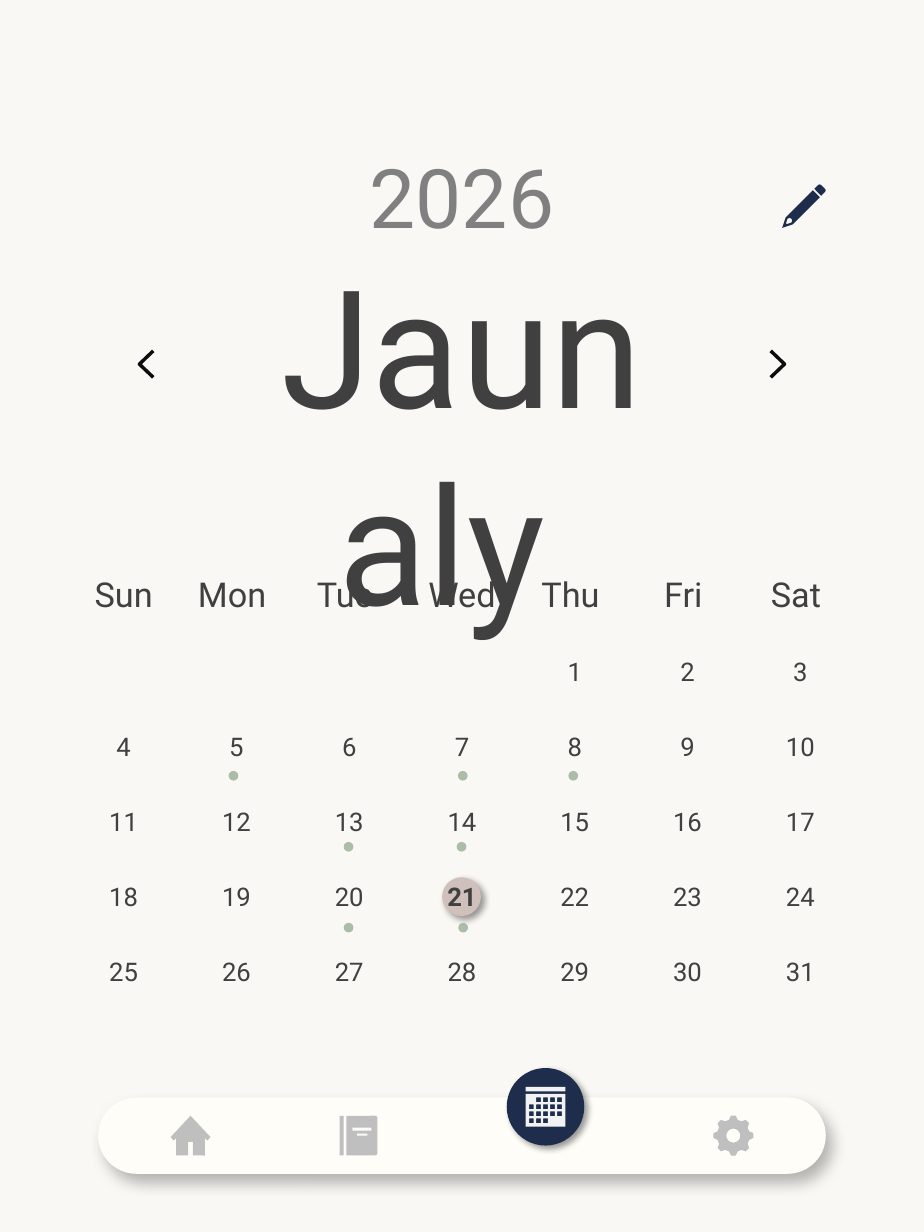
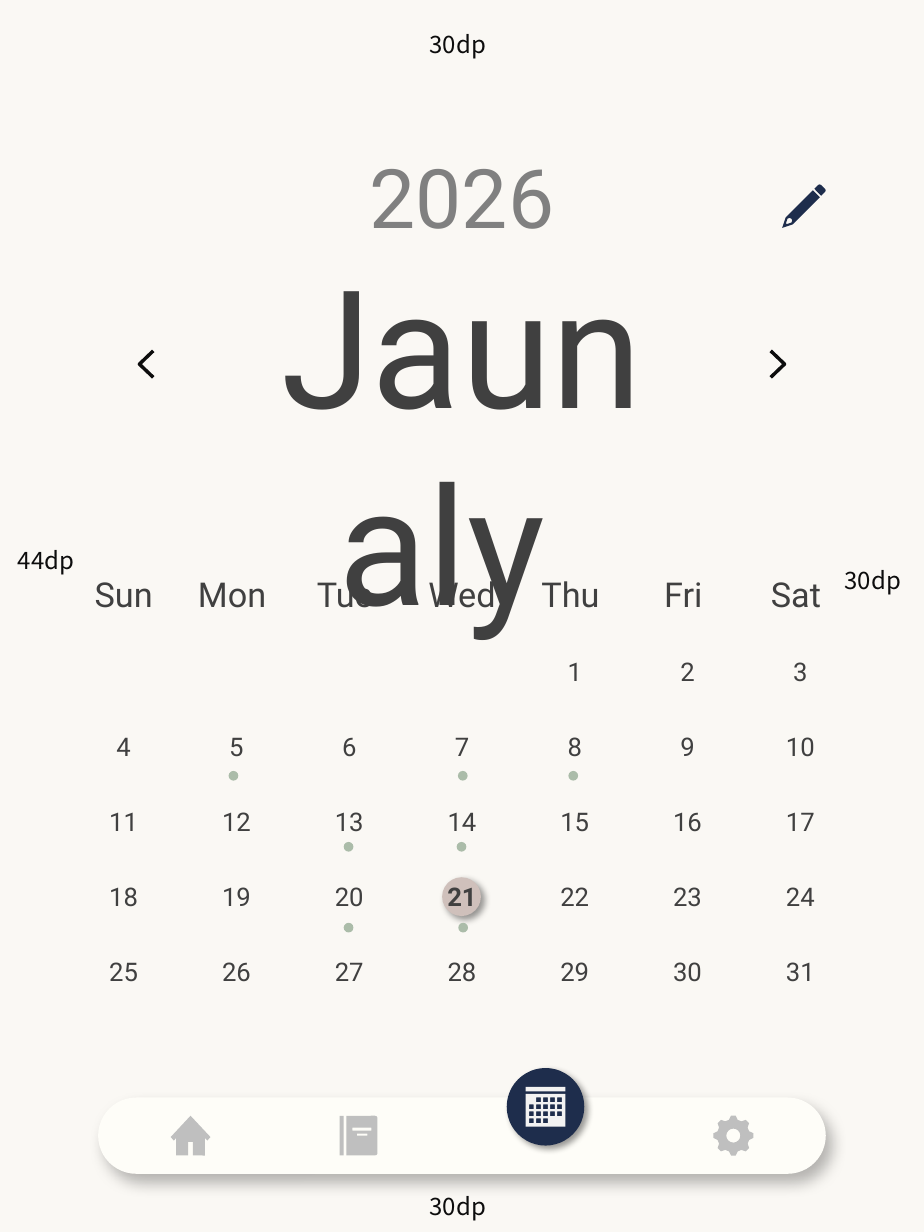
Before and after one commit to newdlakstod/G1_Sketchbook, a slide deck: slide 4 of image/UI design/세로모드.pptx. Drawn at 924x1232 pixels with LibreOffice and Linux fonts; fonts in the diff are those of the drawing. Boxes give left, top, right and bottom in pixels: in the first picture for what was removed or moved away, otherwise in the second. Text is boxed around its words. In the diff, an @@ line names an element or a change of style, - is before the commit and + after.

```diff
--- a/image/UI design/세로모드.pptx
+++ b/image/UI design/세로모드.pptx
@@ text added at [430, 34, 486, 59], 14 pt, text #0D0D0D @@
+30dp
@@ text added at [18, 550, 74, 575], 14 pt, text #0D0D0D @@
+44dp
@@ text added at [845, 570, 901, 595], 14 pt, text #0D0D0D @@
+30dp
@@ text added at [430, 1196, 486, 1221], 14 pt, text #0D0D0D @@
+30dp
```
Also in this commit, not shown: 1 other slide changed, 22 other files.
